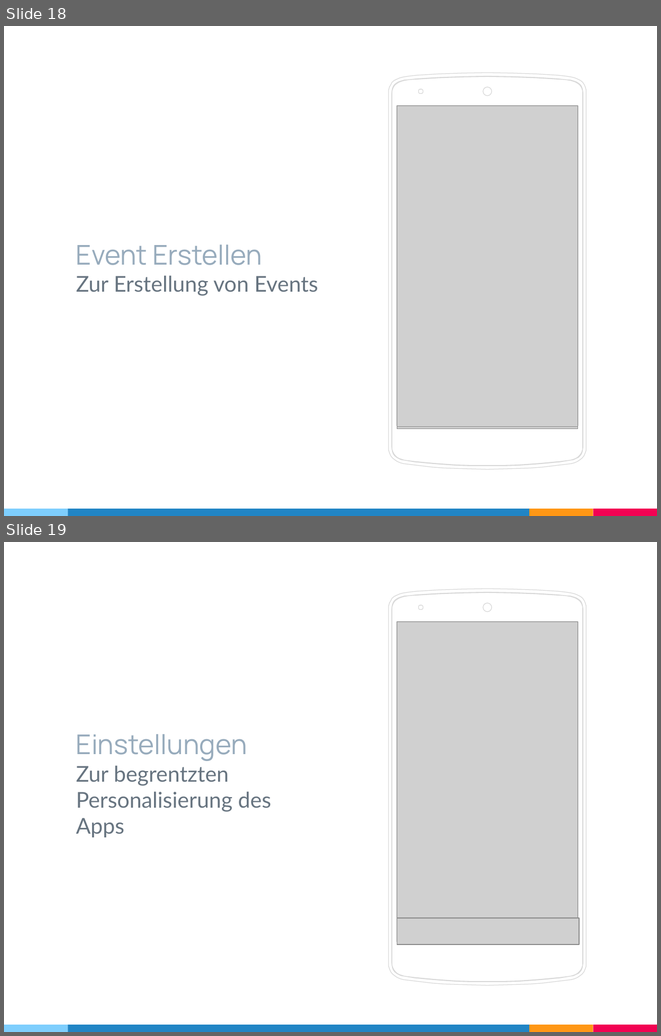
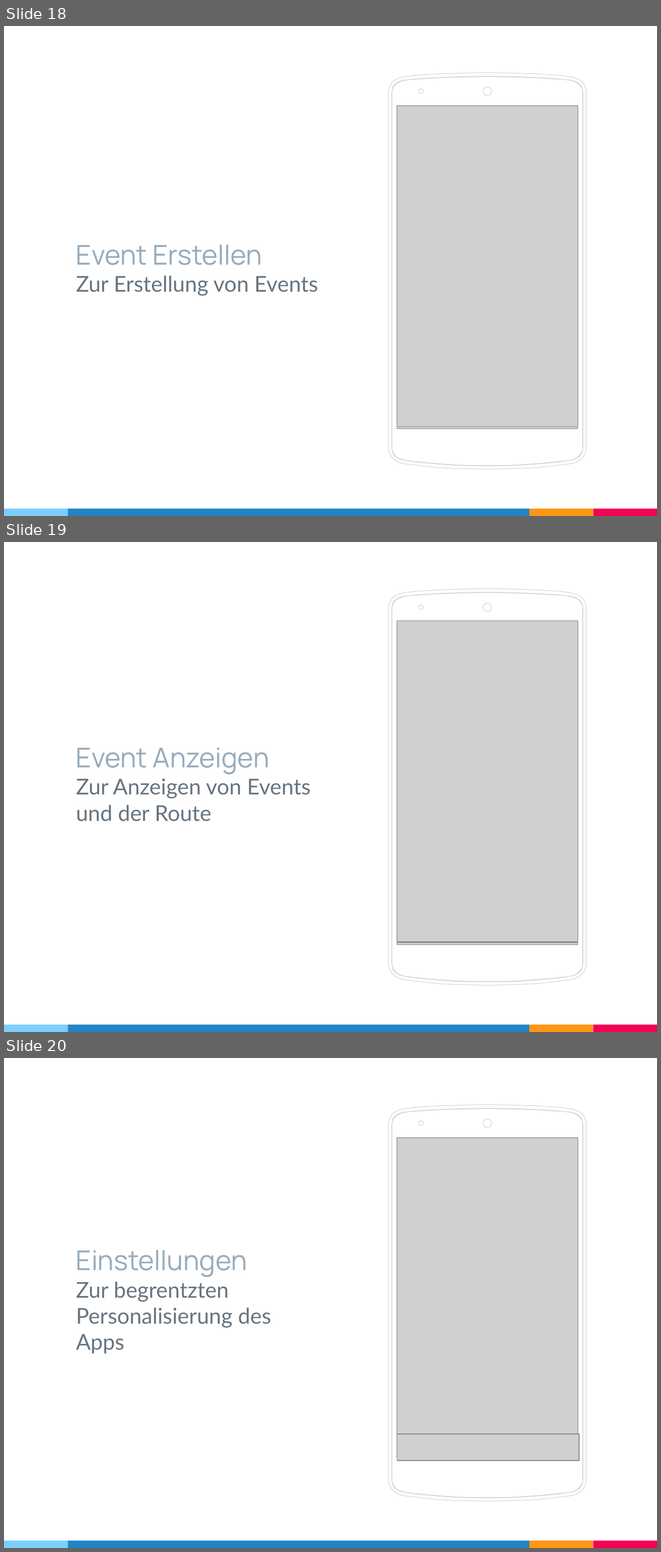
Before and after one commit to mikigraf/Lunchmates, a slide deck: Praesi 1 30 mai.pptx. Shown one above the other, each under a label of ours: slides 18 and 19 before the commit, slides 18, 19 and 20 after it. The pictures are 661x1036 and 661x1552 pixels, drawn with LibreOffice and Linux fonts; fonts in the diff are those of the drawing; grey boxes stand for pictures. Boxes give left, top, right and bottom in pixels: in the first picture for what was removed or moved away, otherwise in the second. Text is boxed around its words. In the diff, an @@ line names an element or a change of style, - is before the commit and + after.

```diff
--- a/Praesi 1 30 mai.pptx
+++ b/Praesi 1 30 mai.pptx
@@ slide 19 added at (x1=4, y1=542, x2=657, y2=1032), background #FFFFFF; not listed: 4 template elements that a slide beside it also shows @@
@@ freeform shape added at (x1=389, y1=588, x2=586, y2=985), fill #FFFFFF, outline #D9D9D9 0.75 pt @@
@@ picture added at (x1=397, y1=621, x2=578, y2=942) @@
@@ rectangle added at (x1=397, y1=622, x2=578, y2=941), fill #F3F3F3, outline #D9D9D9 1.5 pt @@
@@ picture added at (x1=397, y1=622, x2=578, y2=944) @@
@@ picture added at (x1=397, y1=622, x2=578, y2=942) @@
@@ text added at (x1=76, y1=748, x2=311, y2=821), 24 pt, text #677480 @@
+Event Anzeigen
+Zur Anzeigen von Events und der Route
@@ what was slide 19 is now slide 20 @@
```
Also in this commit, not shown: 2 slides changed, 1 other slide added, 1 slide removed.
